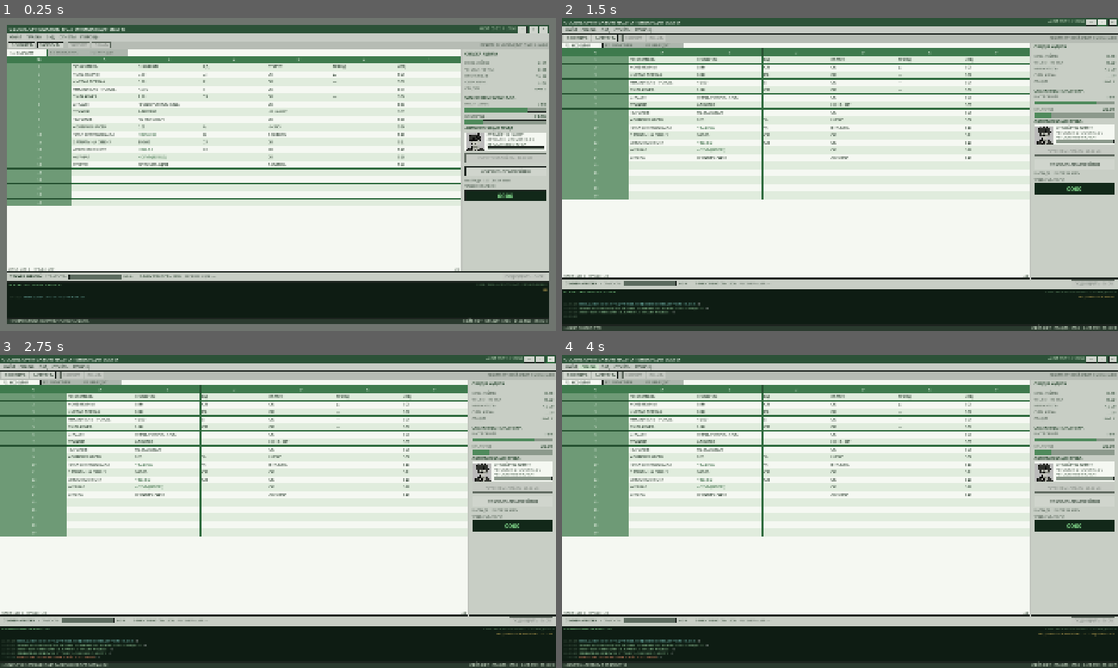
Above: before the commit, frames 1-4 (two rows, left to right).
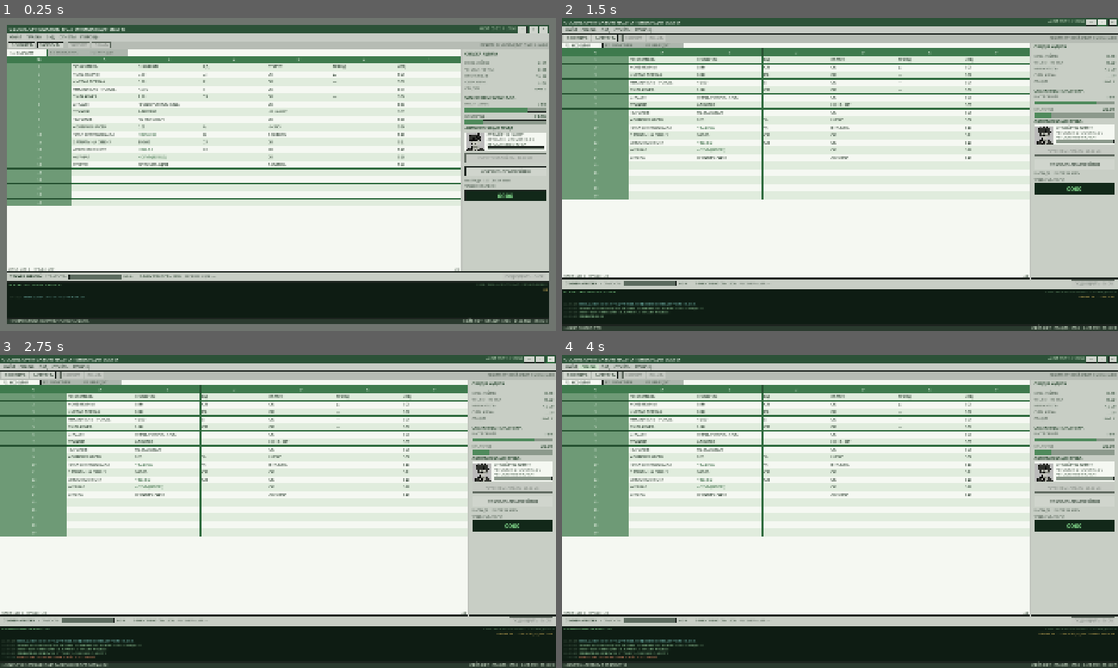
Above: after the commit, the same moments.

Repository: idlersgenii/Global-Optimization-Inc
Game: Godot game, scene res://scenes/MainDashboard.tscn
Same seed, same stepped clock (60 frames per second), same inputs: the game is played once before the commit and once after it. Sound files missing from this copy of the repository are replaced by a short silence.
Inputs:
- Up to frame 1 (0.25 s): no input
- Up to frame 2 (1.5 s): click "—" at 0.5 s; click "□" at 1.25 s
- Up to frame 3 (2.75 s): click "×" at 2 s
- Up to frame 4 (4 s): click "ФАЙЛ" at 2.75 s; click "ПРАВКА" at 3.5 s

The runs differ from the first frame. In frame 1, less than 0.1% of the frame differs, in the area x 97-99%, y 86-88%; in frame 2, less than 0.1%, in the area x 3-99%, y 88-96%; in frame 3, less than 0.1%; in frame 4, less than 0.1%.

Commit message:
Gate overwork marquee by fatigue threshold and hide single repeats
The marquee now stays on regular slogans below 40 percent fatigue and unlocks the 40, 60, 80 and 95 overwork claims only when each threshold is reached. Repeat counters are appended only when a message occurs more than once, so single lines no longer show a redundant x1.

Diff:
--- a/scripts/log_ticker.gd
+++ b/scripts/log_ticker.gd
@@ -36,8 +36,8 @@
 	"МЫ НЕ ЭКОНОМИМ НА ЛЮДЯХ. МЫ ЭКОНОМИМ ИХ ВРЕМЯ.",
 ]
 
-## Fatigue bands and the overwork claim shown for each. The 40 % line is only
-## selected while fatigue is below 40; higher bands escalate the claim.
+## Fatigue thresholds and the overwork claim unlocked at each. Below 40 % the
+## marquee uses only regular slogans; reaching a threshold escalates the claim.
 const FATIGUE_MESSAGES: Dictionary[int, Array] = {
 	40: [
 		"НОРМА ПЕРЕРАБОТКИ ПРЕВЫШЕНА НА 40%. СПАСИБО ЗА ЛОЯЛЬНОСТЬ.",
@@ -113,7 +113,7 @@
 	_pump_timer.timeout.connect(_pump)
 
 	_last_fatigue_band = _fatigue_band(GameState.intern_fatigue)
-	_set_marquee_text(_fatigue_marquee_text())
+	_apply_fatigue_marquee()
 	_seed_boot_log()
 	_schedule_ambient()
 	call_deferred("_begin_marquee")
@@ -242,14 +242,15 @@
 
 
 func _format_line(message: String, stamp: String, count: int) -> String:
-	return "[color=#%s]%s[/color] [color=#%s]%s[/color] [color=#%s]×%d[/color]" % [
+	var line := "[color=#%s]%s[/color] [color=#%s]%s[/color]" % [
 		COLOR_TIMESTAMP,
 		stamp,
 		_message_color(message),
 		message.replace("[", "[lb]"),
-		COLOR_COUNT,
-		count,
 	]
+	if count <= 1:
+		return line
+	return line + " [color=#%s]×%d[/color]" % [COLOR_COUNT, count]
 
 
 func _message_color(message: String) -> String:
@@ -297,14 +298,18 @@
 
 # --- Marquee ---------------------------------------------------------------
 
+## Returns 0 while no overwork threshold is reached, then the highest reached
+## threshold. The marquee only claims overwork once its band is above zero.
 func _fatigue_band(fatigue: float) -> int:
+	if fatigue >= 95.0:
+		return 95
 	if fatigue >= 80.0:
-		return 95
+		return 80
 	if fatigue >= 60.0:
-		return 80
+		return 60
 	if fatigue >= 40.0:
-		return 60
-	return 40
+		return 40
+	return 0
 
 
 func _fatigue_marquee_text() -> String:
@@ -319,8 +324,7 @@
 	if band == _last_fatigue_band:
 		return
 	_last_fatigue_band = band
-	_marquee_show_fatigue = true
-	_set_marquee_text(_fatigue_marquee_text())
+	_apply_fatigue_marquee()
 
 
 func _on_game_loaded(_slot: StringName) -> void:
@@ -335,8 +339,25 @@
 ## fatigue_changed for every field they restore.
 func _refresh_fatigue_marquee() -> void:
 	_last_fatigue_band = _fatigue_band(GameState.intern_fatigue)
+	_apply_fatigue_marquee()
+
+
+## Below 40 % there is no overwork claim to show, so fall back to slogans.
+func _apply_fatigue_marquee() -> void:
+	if _last_fatigue_band == 0:
+		_marquee_show_fatigue = false
+		_show_next_slogan()
+		return
 	_marquee_show_fatigue = true
 	_set_marquee_text(_fatigue_marquee_text())
+
+
+func _show_next_slogan() -> void:
+	if MARQUEE_MESSAGES.is_empty():
+		return
+	var text := MARQUEE_MESSAGES[_marquee_index % MARQUEE_MESSAGES.size()]
+	_marquee_index = (_marquee_index + 1) % MARQUEE_MESSAGES.size()
+	_set_marquee_text(text)
 
 
 func _begin_marquee() -> void:
@@ -348,13 +369,13 @@
 
 func _advance_marquee() -> void:
 	_marquee_show_fatigue = not _marquee_show_fatigue
-	if _marquee_show_fatigue or MARQUEE_MESSAGES.is_empty():
-		_set_marquee_text(_fatigue_marquee_text())
-		return
-
-	var text := MARQUEE_MESSAGES[_marquee_index % MARQUEE_MESSAGES.size()]
-	_marquee_index = (_marquee_index + 1) % MARQUEE_MESSAGES.size()
-	_set_marquee_text(text)
+	if _marquee_show_fatigue:
+		var text := _fatigue_marquee_text()
+		if not text.is_empty():
+			_set_marquee_text(text)
+			return
+		_marquee_show_fatigue = false
+	_show_next_slogan()
 
 
 func _set_marquee_text(text: String) -> void:
